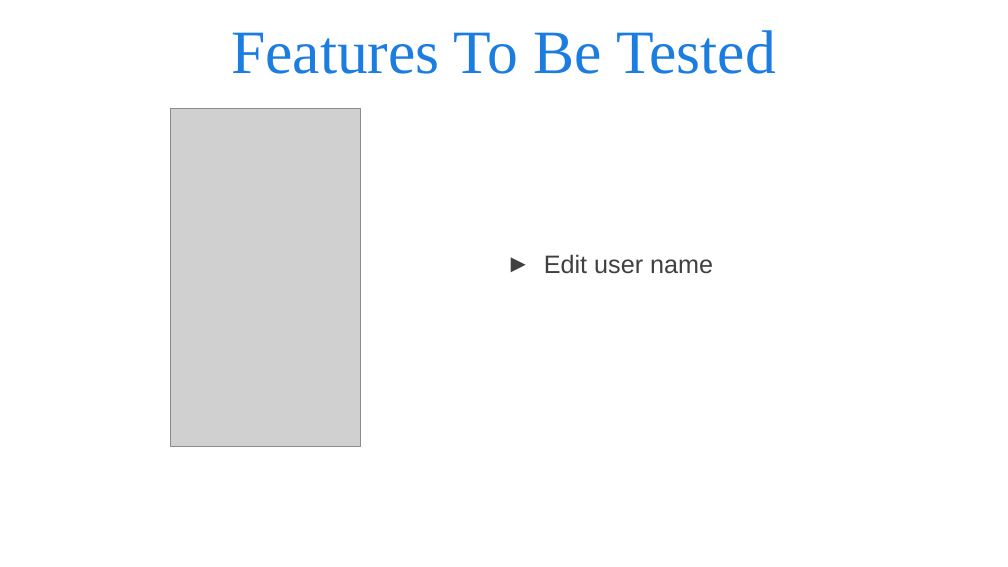
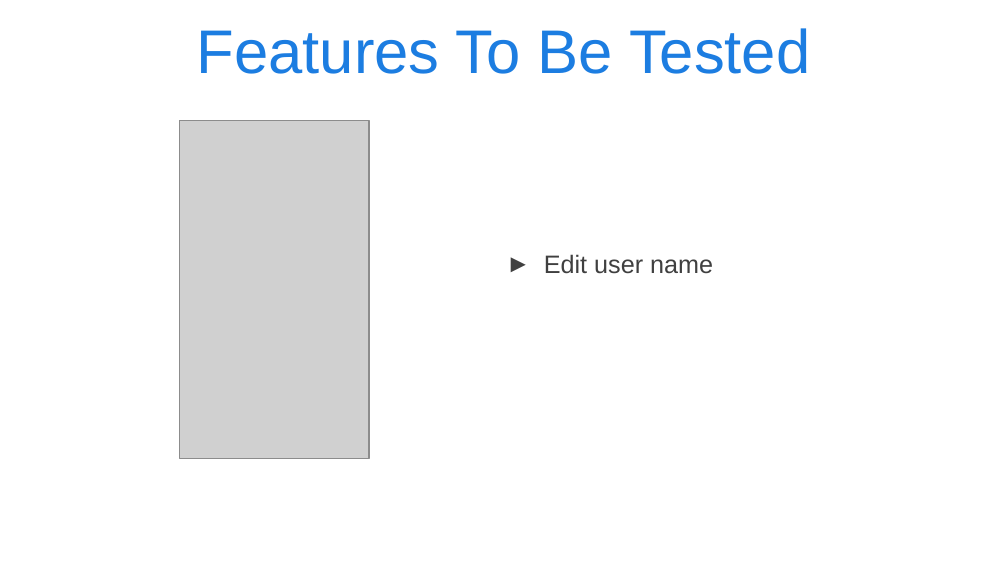
Before and after one commit to andyy0123/STV_finalProject, a slide deck: slide 12 of midterm.pptx. Drawn at 1008x567 pixels with LibreOffice and Linux fonts; fonts in the diff are those of the drawing; grey boxes stand for pictures; background and template pictures are left out. Boxes give left, top, right and bottom in pixels: in the first picture for what was removed or moved away, otherwise in the second. Text is boxed around its words. In the diff, an @@ line names an element or a change of style, - is before the commit and + after.

```diff
--- a/midterm.pptx
+++ b/midterm.pptx
@@ title "Features To Be Tested" at (197,28,810,74): font Times New Roman to Arial @@
@@ picture: place and size @@
-picture at (170,109,360,447)
+picture at (179,121,369,459)
```
Also in this commit, not shown: 12 other slides changed, 1 slide added, 2 other files.
